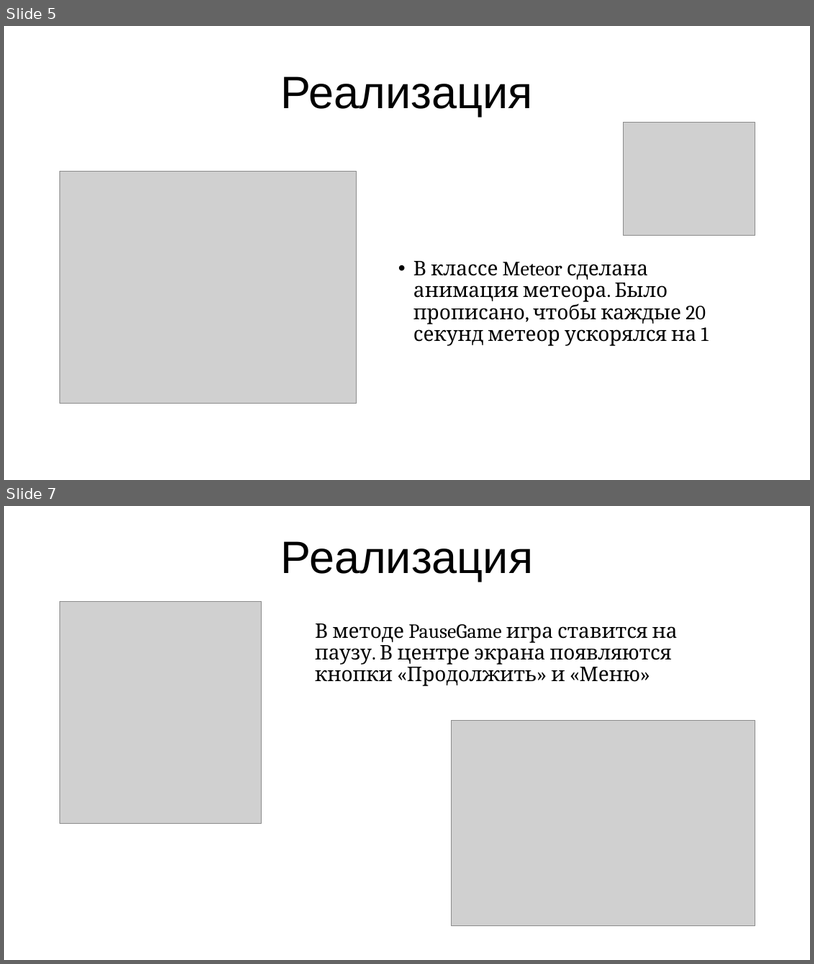
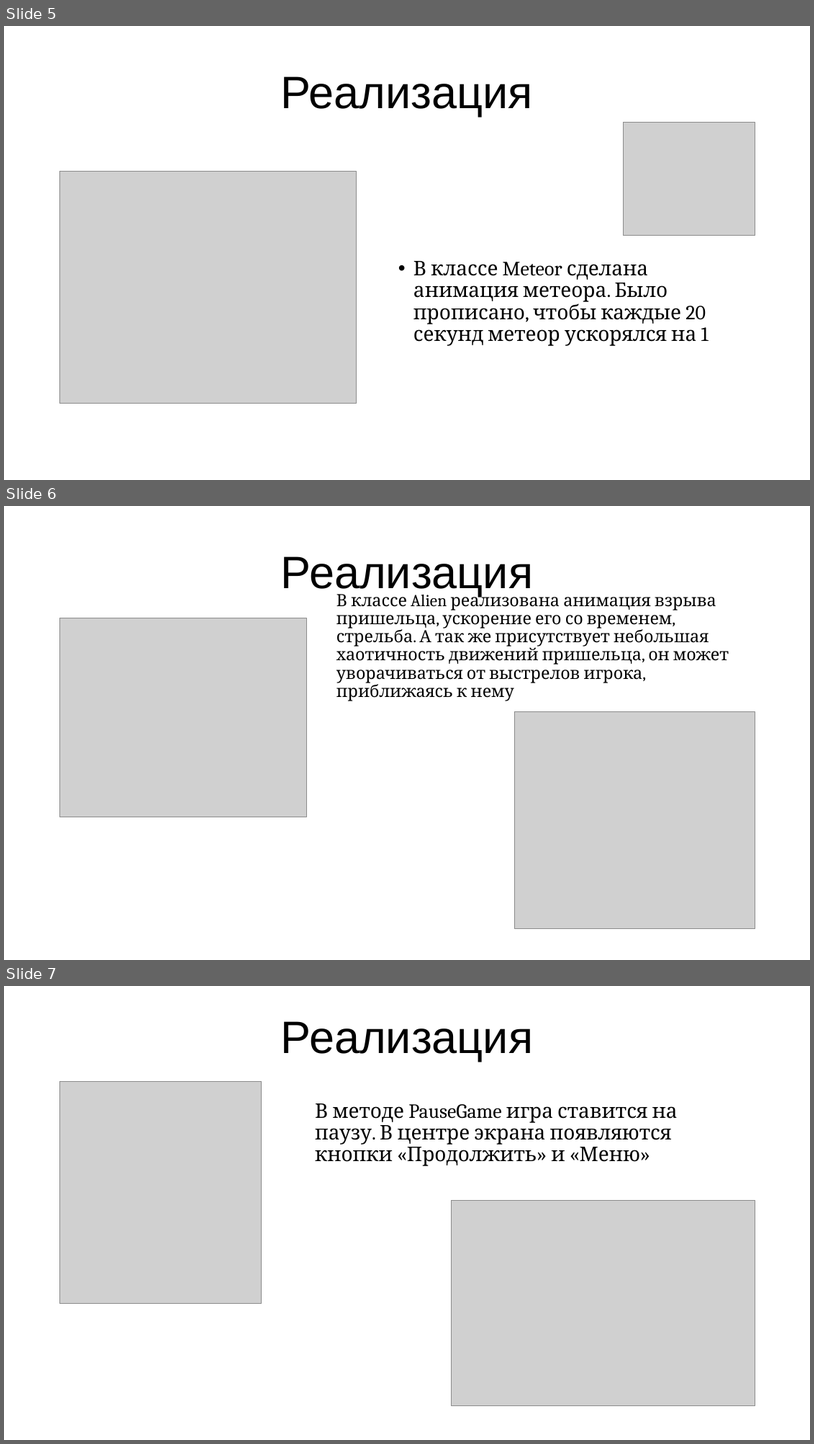
Before and after one commit to PismerovKir/YandexPygameProject, a slide deck: Проект Финал/Космострелялка.pptx. Shown one above the other, each under a label of ours: slides 5 and 7 before the commit, slides 5, 6 and 7 after it; the slides between them are not shown. The pictures are 814x964 and 814x1444 pixels, drawn with LibreOffice and Linux fonts; fonts in the diff are those of the drawing; grey boxes stand for pictures. Boxes give left, top, right and bottom in pixels: in the first picture for what was removed or moved away, otherwise in the second. Text is boxed around its words. In the diff, an @@ line names an element or a change of style, - is before the commit and + after.

```diff
--- a/Проект Финал/Космострелялка.pptx
+++ b/Проект Финал/Космострелялка.pptx
@@ slide 6 added at (4,506,810,960), background #FFFFFF @@
@@ title added at (281,556,533,597), 54 pt, text #000000 @@
+Реализация
@@ text added at (337,590,729,701), 20 pt, text #000000 @@
+В классе Alien реализована анимация взрыва пришельца, ускорение его со временем, стрельба. А так же присутствует небольшая хаотичность движений пришельца, он может уворачиваться от выстрелов игрока, приближаясь к нему
@@ picture added at (59,618,306,817) @@
@@ picture added at (514,712,756,929) @@
```
Also in this commit, not shown: 4 other slides added, 5 slides removed, 3 other files.
